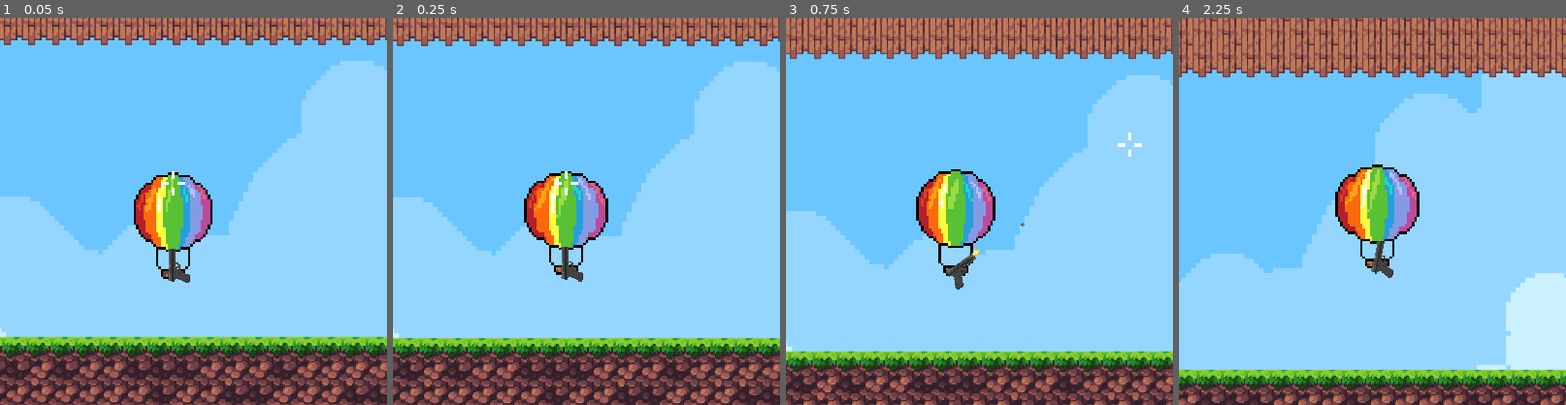
Above: before the commit, frames 1-4 (left to right).
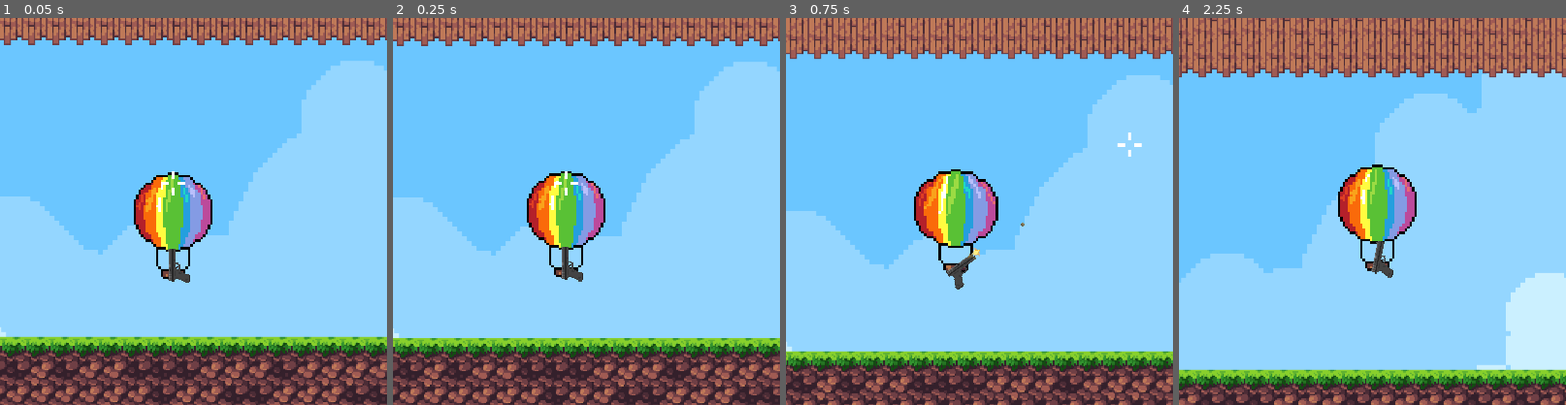
Above: after the commit, the same moments.

Repository: Jerry-Gu-SB/balloon_scroob
Game: Godot game, scene res://root.tscn
Same seed, same stepped clock (60 frames per second), same inputs: the game is played once before the commit and once after it.
Inputs (mouse positions are % of the whole screen's width and height, from its top left):
- Up to frame 1 (0.05 s): no input
- Up to frame 2 (0.25 s): no input
- Up to frame 3 (0.75 s): move the mouse to (72, 45) at 0.52 s; hold Right (ui_right) from 0.53 s (still down); click (72, 45) at 0.67 s
- Up to frame 4 (2.25 s): release Right (ui_right) at 1.25 s; drag from (30, 55) to (99, 27) at 1.27 s; move the mouse to (60, 28) at 2.02 s; hold Right (ui_right) from 2.03 s (still down)
The pictures show only the part of the screen within x 28-78%, y 29-79%; the shares and areas given below are measured in that part.

Frame 1 is identical in both runs. In frame 2, 0.9% of the frame differs, in the area x 33-56%, y 40-67%; in frame 3, 0.9%; in frame 4, 0.9%, in the area x 40-63%, y 39-66%.

Commit message:
Added player death signal and animation

Diff:
--- /dev/null
+++ b/Player/Scripts/player_animated_sprite_2d.gd
@@ -0,0 +1,7 @@
+extends AnimatedSprite2D
+
+func _ready() -> void:
+	EventBus.player_death.connect(process_player_death)
+
+func process_player_death() -> void:
+	self.play("death")
--- a/Player/player.tscn
+++ b/Player/player.tscn
@@ -1,17 +1,75 @@
-[gd_scene load_steps=15 format=3 uid="uid://c3253vymfgnrt"]
+[gd_scene load_steps=31 format=3 uid="uid://c3253vymfgnrt"]
 
 [ext_resource type="Script" uid="uid://j01nev2pnnox" path="res://Player/Scripts/player_input_handler.gd" id="1_4flbx"]
 [ext_resource type="Script" uid="uid://d027m67k7cfdw" path="res://Player/Scripts/player_manager.gd" id="1_4ntmi"]
 [ext_resource type="Script" uid="uid://b477el4qtgib5" path="res://Player/Scripts/player_physics_handler.gd" id="3_btcbx"]
 [ext_resource type="PackedScene" uid="uid://ce1gxf8ua0txu" path="res://Guns/Pistol/pistol.tscn" id="3_od3ui"]
+[ext_resource type="Texture2D" uid="uid://goo6rc8y8lj7" path="res://Player/Aesprite Files/Player_Balloon-Death-Sheet.png" id="4_00tjw"]
 [ext_resource type="Texture2D" uid="uid://cqgvo26iuu6ma" path="res://Player/Aesprite Files/Player_Balloon-Sheet.png" id="4_od3ui"]
 [ext_resource type="Script" uid="uid://do5lprfffkta8" path="res://Player/Scripts/player_weapon_socket.gd" id="4_vtle1"]
 [ext_resource type="Script" uid="uid://bb4o3ov63xsq1" path="res://Player/Scripts/player_aiming_reticle_sprite.gd" id="5_k53q1"]
 [ext_resource type="Texture2D" uid="uid://d0t215cctw73d" path="res://Player/Assets/Player_Reticle.svg" id="5_od3ui"]
+[ext_resource type="Script" uid="uid://c6t46nh3i2wlf" path="res://Player/Scripts/player_animated_sprite_2d.gd" id="6_x3vf3"]
 
 [sub_resource type="CapsuleShape2D" id="CapsuleShape2D_btcbx"]
 radius = 7.0376105
 height = 21.694914
+
+[sub_resource type="AtlasTexture" id="AtlasTexture_p5o4e"]
+atlas = ExtResource("4_00tjw")
+region = Rect2(0, 0, 48, 48)
+
+[sub_resource type="AtlasTexture" id="AtlasTexture_gu6f8"]
+atlas = ExtResource("4_00tjw")
+region = Rect2(48, 0, 48, 48)
+
+[sub_resource type="AtlasTexture" id="AtlasTexture_dkpta"]
+atlas = ExtResource("4_00tjw")
+region = Rect2(96, 0, 48, 48)
+
+[sub_resource type="AtlasTexture" id="AtlasTexture_lfmf2"]
+atlas = ExtResource("4_00tjw")
+region = Rect2(144, 0, 48, 48)
+
+[sub_resource type="AtlasTexture" id="AtlasTexture_pisgm"]
+atlas = ExtResource("4_00tjw")
+region = Rect2(192, 0, 48, 48)
+
+[sub_resource type="AtlasTexture" id="AtlasTexture_b1ygp"]
+atlas = ExtResource("4_00tjw")
+region = Rect2(240, 0, 48, 48)
+
+[sub_resource type="AtlasTexture" id="AtlasTexture_o28un"]
+atlas = ExtResource("4_00tjw")
+region = Rect2(288, 0, 48, 48)
+
+[sub_resource type="AtlasTexture" id="AtlasTexture_n471f"]
+atlas = ExtResource("4_00tjw")
+region = Rect2(336, 0, 48, 48)
+
+[sub_resource type="AtlasTexture" id="AtlasTexture_7emwf"]
+atlas = ExtResource("4_00tjw")
+region = Rect2(384, 0, 48, 48)
+
+[sub_resource type="AtlasTexture" id="AtlasTexture_hshwv"]
+atlas = ExtResource("4_00tjw")
+region = Rect2(432, 0, 48, 48)
+
+[sub_resource type="AtlasTexture" id="AtlasTexture_gpjlu"]
+atlas = ExtResource("4_00tjw")
+region = Rect2(480, 0, 48, 48)
+
+[sub_resource type="AtlasTexture" id="AtlasTexture_8mwp6"]
+atlas = ExtResource("4_00tjw")
+region = Rect2(528, 0, 48, 48)
+
+[sub_resource type="AtlasTexture" id="AtlasTexture_qemgg"]
+atlas = ExtResource("4_00tjw")
+region = Rect2(576, 0, 48, 48)
+
+[sub_resource type="AtlasTexture" id="AtlasTexture_8viyr"]
+atlas = ExtResource("4_00tjw")
+region = Rect2(624, 0, 48, 48)
 
 [sub_resource type="AtlasTexture" id="AtlasTexture_00tjw"]
 atlas = ExtResource("4_od3ui")
@@ -31,6 +89,53 @@
 
 [sub_resource type="SpriteFrames" id="SpriteFrames_p5o4e"]
 animations = [{
+"frames": [{
+"duration": 1.0,
+"texture": SubResource("AtlasTexture_p5o4e")
+}, {
+"duration": 1.0,
+"texture": SubResource("AtlasTexture_gu6f8")
+}, {
+"duration": 1.0,
+"texture": SubResource("AtlasTexture_dkpta")
+}, {
+"duration": 1.0,
+"texture": SubResource("AtlasTexture_lfmf2")
+}, {
+"duration": 1.0,
+"texture": SubResource("AtlasTexture_pisgm")
+}, {
+"duration": 1.0,
+"texture": SubResource("AtlasTexture_b1ygp")
+}, {
+"duration": 1.0,
+"texture": SubResource("AtlasTexture_o28un")
+}, {
+"duration": 1.0,
+"texture": SubResource("AtlasTexture_n471f")
+}, {
+"duration": 1.0,
+"texture": SubResource("AtlasTexture_7emwf")
+}, {
+"duration": 1.0,
+"texture": SubResource("AtlasTexture_hshwv")
+}, {
+"duration": 1.0,
+"texture": SubResource("AtlasTexture_gpjlu")
+}, {
+"duration": 1.0,
+"texture": SubResource("AtlasTexture_8mwp6")
+}, {
+"duration": 1.0,
+"texture": SubResource("AtlasTexture_qemgg")
+}, {
+"duration": 1.0,
+"texture": SubResource("AtlasTexture_8viyr")
+}],
+"loop": false,
+"name": &"death",
+"speed": 60.0
+}, {
 "frames": [{
 "duration": 1.0,
 "texture": SubResource("AtlasTexture_00tjw")
@@ -71,7 +176,7 @@
 position = Vector2(0, -17)
 sprite_frames = SubResource("SpriteFrames_p5o4e")
 animation = &"idle"
-frame_progress = 0.8881341
+script = ExtResource("6_x3vf3")
 
 [node name="Camera2D" type="Camera2D" parent="CharacterBody2D"]
 offset = Vector2(0, -60)
--- a/event_bus.gd
+++ b/event_bus.gd
@@ -4,5 +4,6 @@
 signal left_click()
 signal reload()
 signal fire_gun()
+signal player_death()
 
 @warning_ignore_restore("unused_signal")
Binary file added: Player/Aesprite Files/Player_Balloon-Death-Sheet.aseprite
Binary file added: Player/Aesprite Files/Player_Balloon-Death-Sheet.png
Not shown, added: Player/Aesprite Files/Player_Balloon-Death-Sheet.png.import
Binary file changed: Player/Aesprite Files/Player_Balloon-Death.aseprite
Not shown, added: Player/Scripts/player_animated_sprite_2d.gd.uid
